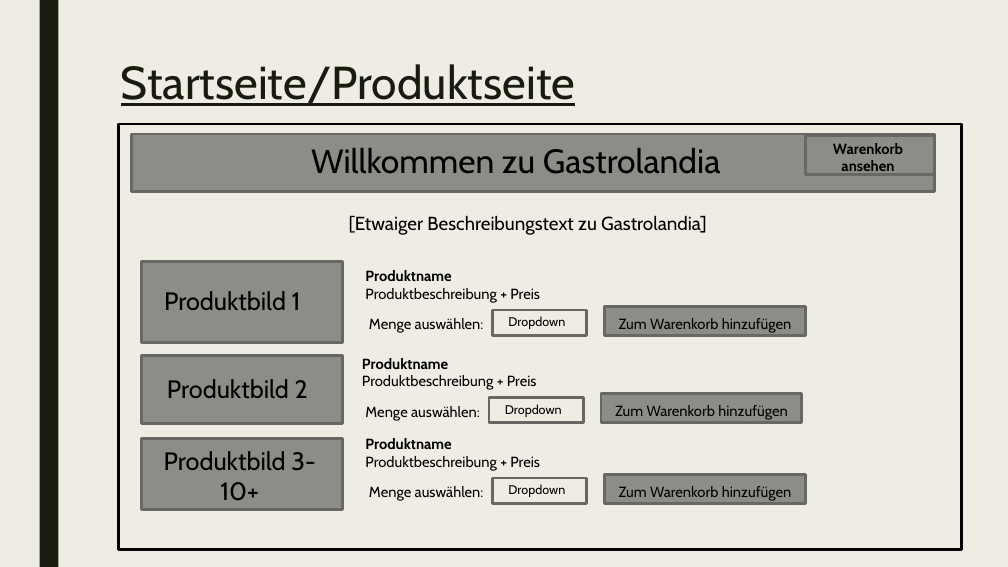
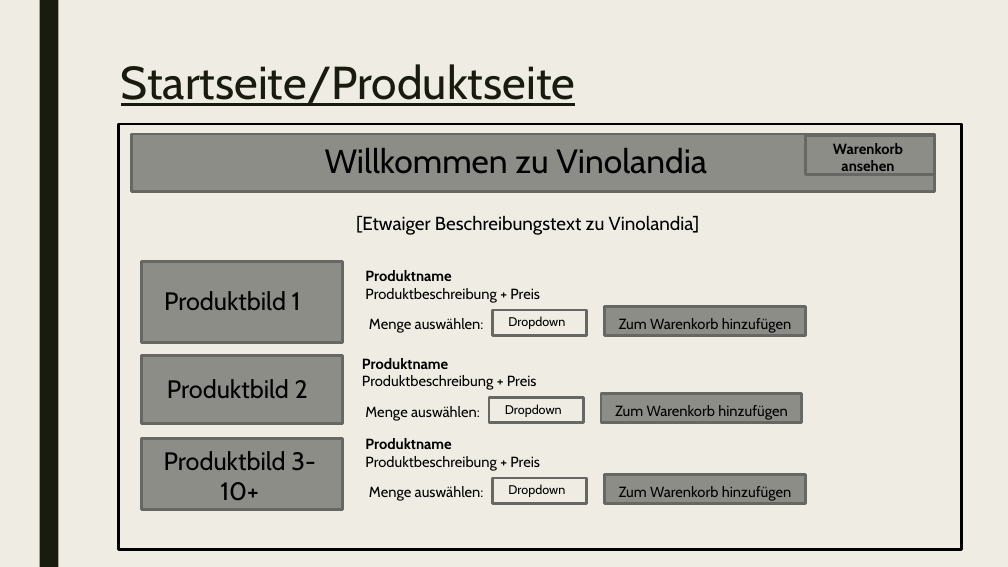
Before and after one commit to Alinabuss/Portfolio_Pruefung, a slide deck: slide 3 of Paper_Prototype.pptx. Drawn at 1008x567 pixels with LibreOffice and Linux fonts; fonts in the diff are those of the drawing. Boxes give left, top, right and bottom in pixels: in the first picture for what was removed or moved away, otherwise in the second. Text is boxed around its words. In the diff, an @@ line names an element or a change of style, - is before the commit and + after.

```diff
--- a/Paper_Prototype.pptx
+++ b/Paper_Prototype.pptx
@@ text at [325, 148, 707, 174]: text changed @@
-Willkommen zu Gastrolandia
+Willkommen zu Vinolandia
@@ text at [356, 215, 700, 235]: text changed @@
-[Etwaiger Beschreibungstext zu Gastrolandia]
+[Etwaiger Beschreibungstext zu Vinolandia]
```
Also in this commit, not shown: 1 other slide changed, 9 other files.
